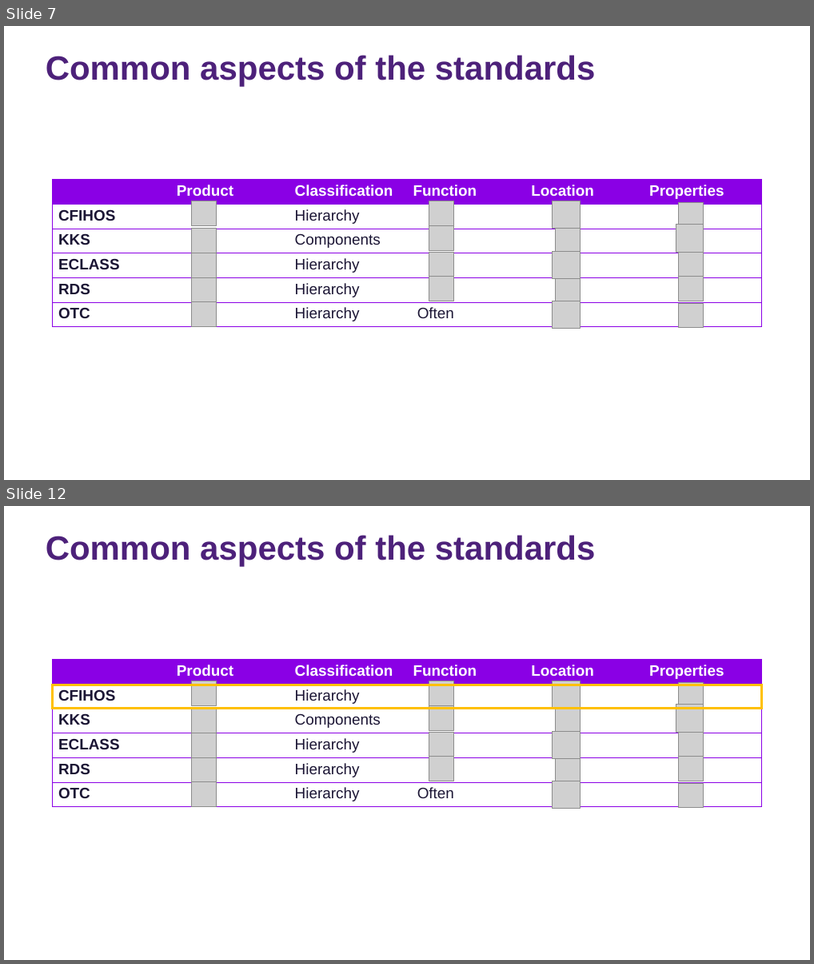
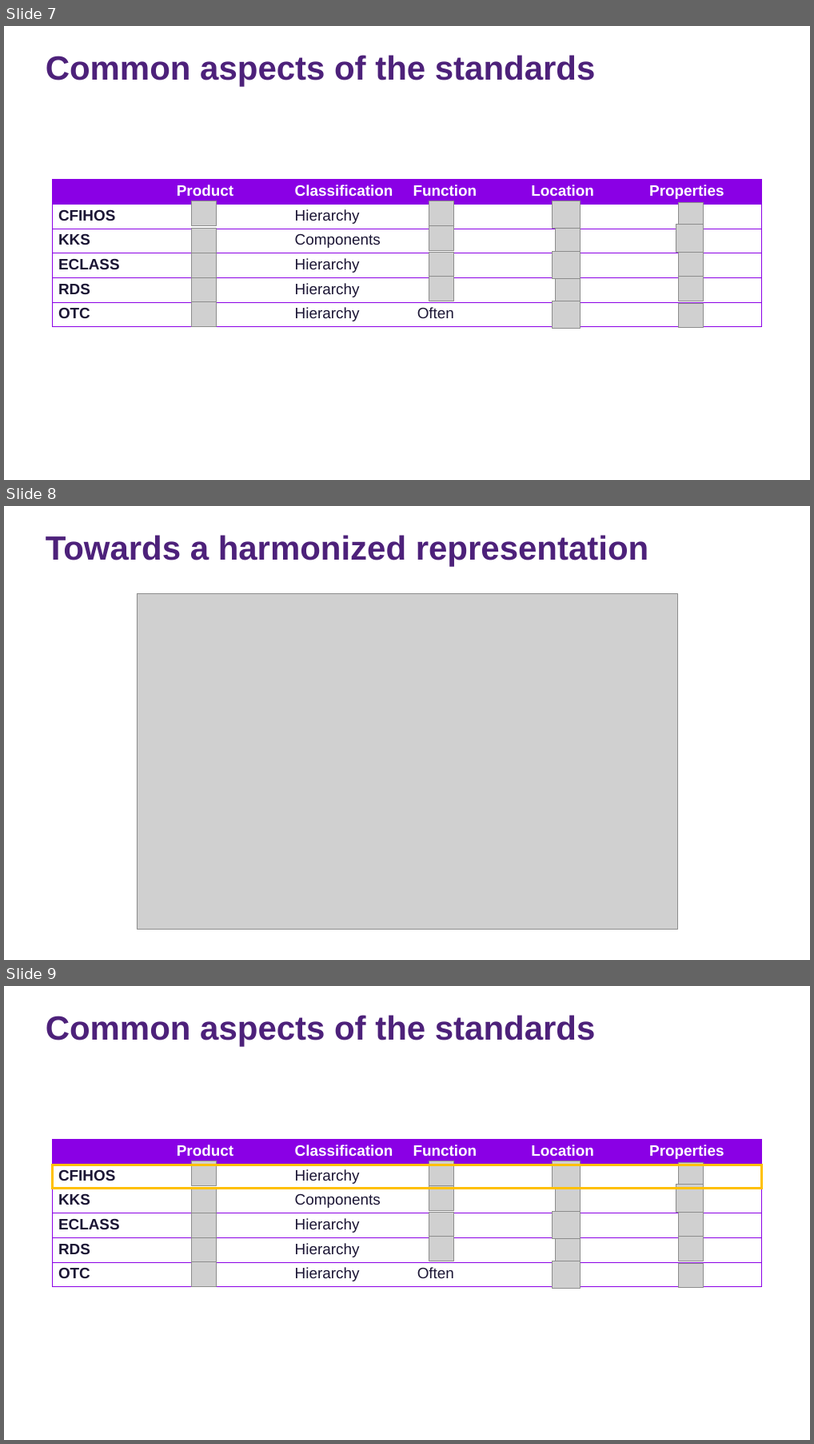
Before and after one commit to tecnomod-um/cfihos, a slide deck: docs/cfihos-ontology.pptx. Shown one above the other, each under a label of ours: slides 7 and 12 before the commit, slides 7, 8 and 9 after it; the slides between them are not shown. The pictures are 814x964 and 814x1444 pixels, drawn with LibreOffice and Linux fonts; fonts in the diff are those of the drawing; grey boxes stand for pictures. Boxes give left, top, right and bottom in pixels: in the first picture for what was removed or moved away, otherwise in the second. Text is boxed around its words. In the diff, an @@ line names an element or a change of style, - is before the commit and + after.

```diff
--- a/docs/cfihos-ontology.pptx
+++ b/docs/cfihos-ontology.pptx
@@ slide 8 added at [4, 506, 810, 960], background #FFFFFF @@
@@ text added at [46, 535, 649, 566], 40 pt, text #4D217A, bold @@
+Towards a harmonized representation
@@ picture added at [137, 594, 678, 929] @@
@@ what was slide 12 is now slide 9 @@
```
Also in this commit, not shown: 2 slides changed, 1 other slide added, 16 slides removed, 4 other files.
